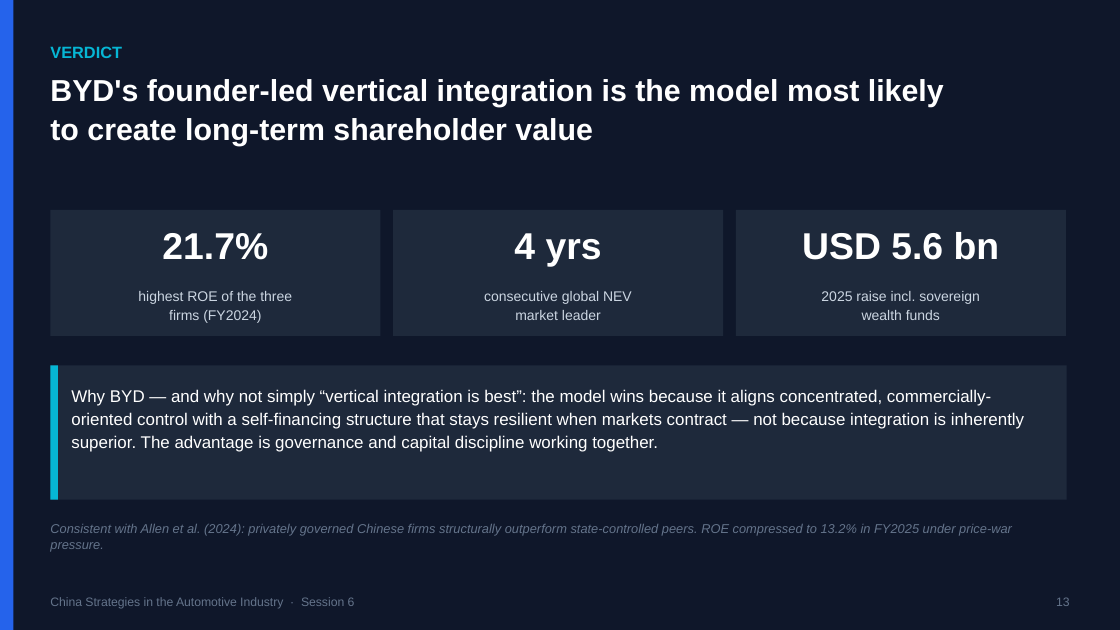
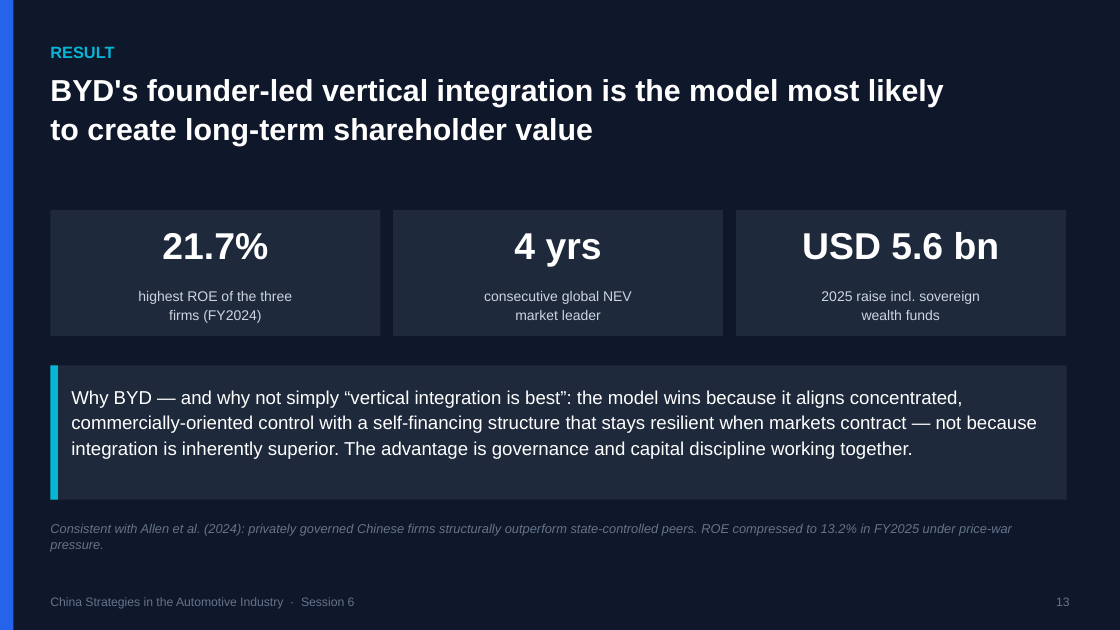
Before and after one commit to mickeymousehacker/CHINA-seminar-paper, a slide deck: slide 13 of research/presentation/China-Strategies-Presentation-FINAL.pptx. Drawn at 1120x630 pixels with LibreOffice and Linux fonts; fonts in the diff are those of the drawing. Boxes give left, top, right and bottom in pixels: in the first picture for what was removed or moved away, otherwise in the second. Text is boxed around its words. In the diff, an @@ line names an element or a change of style, - is before the commit and + after.

```diff
--- a/research/presentation/China-Strategies-Presentation-FINAL.pptx
+++ b/research/presentation/China-Strategies-Presentation-FINAL.pptx
@@ text at [50, 46, 114, 58]: text changed @@
-VERDICT
+RESULT
@@ text "Why BYD — and why ..." at [71, 390, 1037, 459]: size 14.5 to 16 pt @@
```
Also in this commit, not shown: 19 other slides changed.
